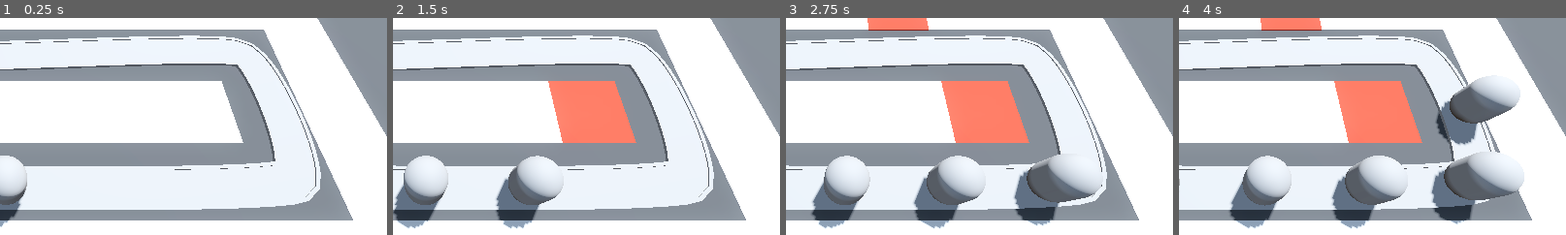
Above: before the commit, frames 1-4 (left to right).
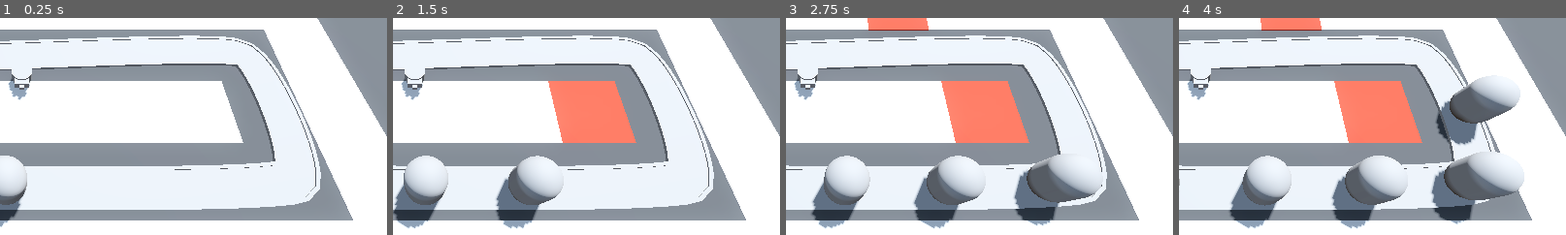
Above: after the commit, the same moments.

Repository: t04glovern/TinyTowerDefense
Game: Godot game, scene res://Levels/BaseLevel.tscn
The game is run twice, just before and just after one commit, with the same random seed, the same clock (stepped at 60 frames per second) and the same inputs.
Inputs (mouse positions are % of the whole screen's width and height, from its top left):
- Up to frame 1 (0.25 s): no input
- Up to frame 2 (1.5 s): move the mouse to (72, 45) at 0.52 s; press the mouse at (72, 45) at 0.53 s; move the mouse to (30, 55) at 1.27 s; release the mouse at (30, 55) at 1.28 s; click (30, 55) at 1.35 s
- Up to frame 3 (2.75 s): move the mouse to (60, 28) at 2.02 s; press the mouse at (60, 28) at 2.03 s
- Up to frame 4 (4 s): move the mouse to (45, 70) at 2.77 s; release the mouse at (45, 70) at 2.78 s; click (45, 70) at 2.85 s; move the mouse to (80, 65) at 3.52 s; press the mouse at (80, 65) at 3.53 s
The pictures show only the part of the screen within x 47-97%, y 26-76%; the shares and areas given below are measured in that part.

The runs differ from the first frame. In frame 1, 0.6% of the frame differs, in the area x 2-9%, y 23-38%; in frame 2, 0.6%; in frame 3, 0.6%; in frame 4, 0.6%.

Commit message:
44. Building Towers

Diff:
--- a/Levels/BaseLevel.tscn
+++ b/Levels/BaseLevel.tscn
@@ -1,9 +1,11 @@
-[gd_scene load_steps=10 format=3 uid="uid://dgbei4nvf07jq"]
+[gd_scene load_steps=12 format=3 uid="uid://dgbei4nvf07jq"]
 
 [ext_resource type="PackedScene" uid="uid://dwpx18ruc4s8u" path="res://RayPickerCamera/ray_picker_camera.tscn" id="1_843e6"]
 [ext_resource type="MeshLibrary" uid="uid://dfuptt2f0bx8s" path="res://MeshLibraries/SpaceLibrary.tres" id="1_s77ie"]
 [ext_resource type="PackedScene" uid="uid://cmqe0hesqhkcn" path="res://Enemy/enemy.tscn" id="2_f3fgo"]
 [ext_resource type="PackedScene" uid="uid://btse5h37wx5rm" path="res://Base/base.tscn" id="3_pct4n"]
+[ext_resource type="Script" path="res://Levels/TurretManager.gd" id="5_8oce3"]
+[ext_resource type="PackedScene" uid="uid://cp2lgmmanou8a" path="res://Turret/turret.tscn" id="6_ovc21"]
 
 [sub_resource type="ProceduralSkyMaterial" id="ProceduralSkyMaterial_84nq5"]
 sky_horizon_color = Color(0.64625, 0.65575, 0.67075, 1)
@@ -116,3 +118,7 @@
 progress = 20.0
 
 [node name="Base" parent="." instance=ExtResource("3_pct4n")]
+
+[node name="TurretManager" type="Node3D" parent="."]
+script = ExtResource("5_8oce3")
+turret = ExtResource("6_ovc21")
--- /dev/null
+++ b/Levels/TurretManager.gd
@@ -0,0 +1,9 @@
+extends Node3D
+
+@export var turret: PackedScene
+
+
+# Called when the node enters the scene tree for the first time.
+func _ready() -> void:
+	var new_turret = turret.instantiate()
+	add_child(new_turret)
--- /dev/null
+++ b/Turret/turret.tscn
@@ -0,0 +1,33 @@
+[gd_scene load_steps=5 format=3 uid="uid://cp2lgmmanou8a"]
+
+[sub_resource type="CylinderMesh" id="CylinderMesh_jqhif"]
+height = 1.0
+
+[sub_resource type="CylinderMesh" id="CylinderMesh_64qrd"]
+top_radius = 0.6
+bottom_radius = 0.6
+height = 0.6
+
+[sub_resource type="BoxMesh" id="BoxMesh_mbmem"]
+size = Vector3(0.8, 0.4, 0.4)
+
+[sub_resource type="BoxMesh" id="BoxMesh_3tnt1"]
+size = Vector3(0.3, 0.2, 0.4)
+
+[node name="Turret" type="Node3D"]
+
+[node name="TurretBase" type="MeshInstance3D" parent="."]
+transform = Transform3D(1, 0, 0, 0, 1, 0, 0, 0, 1, 0, 0.5, 0)
+mesh = SubResource("CylinderMesh_jqhif")
+
+[node name="TurretTop" type="MeshInstance3D" parent="TurretBase"]
+transform = Transform3D(1, 0, 0, 0, 1, 0, 0, 0, 1, 0, 0.3, 0)
+mesh = SubResource("CylinderMesh_64qrd")
+
+[node name="Visor" type="MeshInstance3D" parent="TurretBase/TurretTop"]
+transform = Transform3D(1, 0, 0, 0, 1, 0, 0, 0, 1, 0, 0, 0.609584)
+mesh = SubResource("BoxMesh_mbmem")
+
+[node name="Barrel" type="MeshInstance3D" parent="TurretBase/TurretTop/Visor"]
+transform = Transform3D(1, 0, 0, 0, 1, 0, 0, 0, 1, 0, 0, 0.23912)
+mesh = SubResource("BoxMesh_3tnt1")
